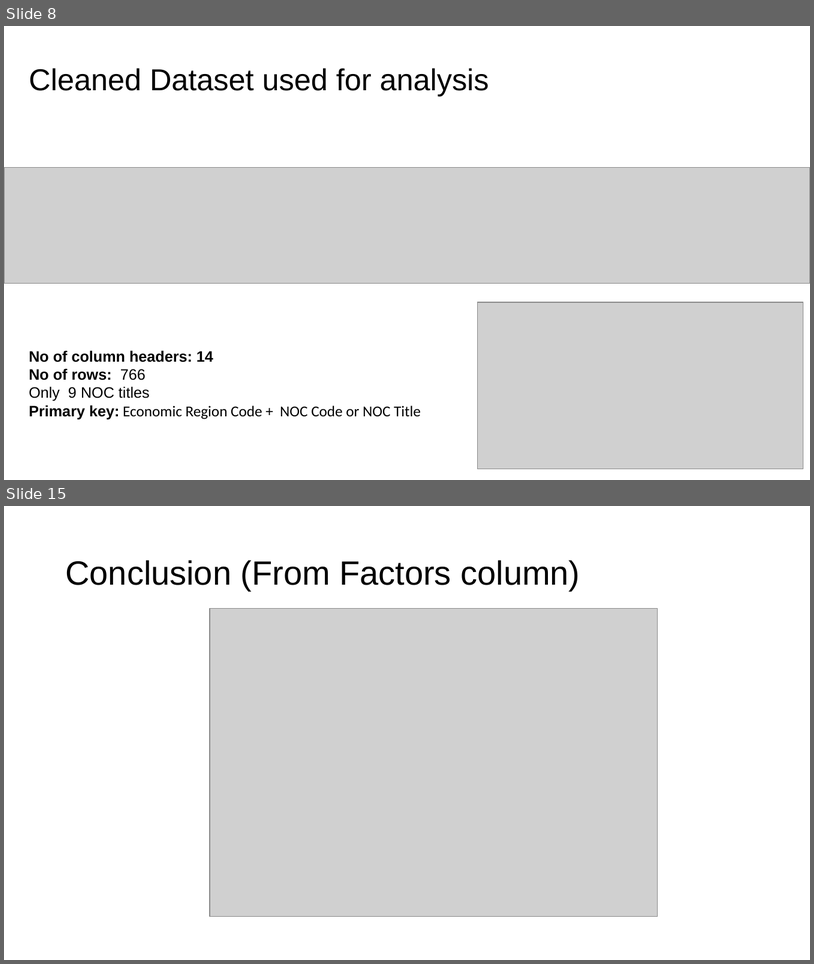
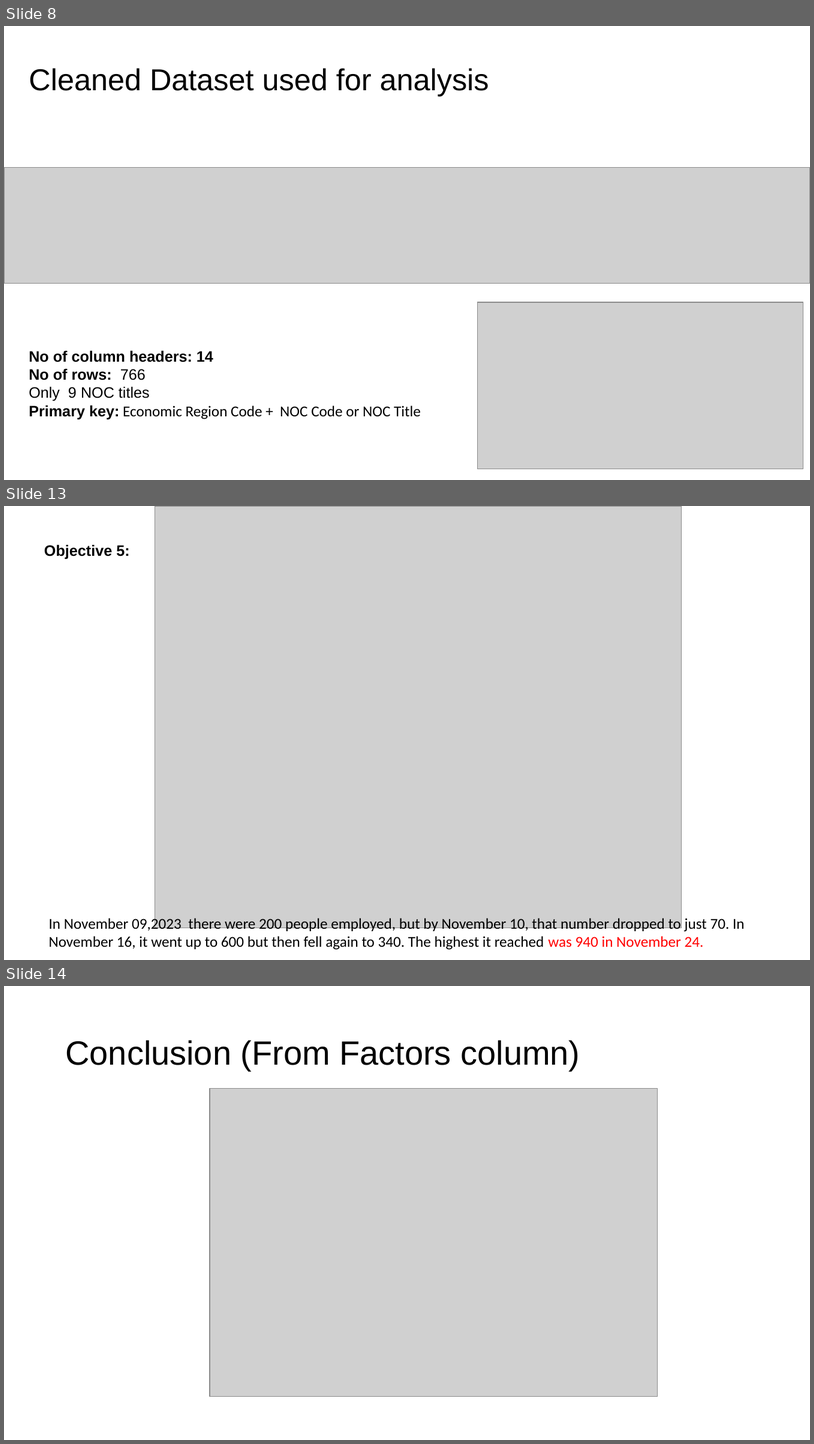
Before and after one commit to rajprasadshrestha/groupassignments, a slide deck: nosqldatabase/Presentation5.pptx. Shown one above the other, each under a label of ours: slides 8 and 15 before the commit, slides 8, 13 and 14 after it; the slides between them are not shown. The pictures are 814x964 and 814x1444 pixels, drawn with LibreOffice and Linux fonts; fonts in the diff are those of the drawing; grey boxes stand for pictures. Boxes give left, top, right and bottom in pixels: in the first picture for what was removed or moved away, otherwise in the second. Text is boxed around its words. In the diff, an @@ line names an element or a change of style, - is before the commit and + after.

```diff
--- a/nosqldatabase/Presentation5.pptx
+++ b/nosqldatabase/Presentation5.pptx
@@ slide 13 added at (4,506,810,960), background #FFFFFF @@
@@ picture added at (155,506,682,928) @@
@@ text added at (44,544,129,559), 18 pt, text #000000, bold @@
+Objective 5:
@@ text added at (49,916,745,949), 18 pt, text #000000 @@
+In November 09,2023 there were 200 people employed, but by November 10, that number dropped to just 70. In November 16, it went up to 600 but then fell again to 340. The highest it reached was 940 in November 24.
@@ what was slide 15 is now slide 14 @@
```
Also in this commit, not shown: 8 slides changed, 2 slides removed, 15 other files.
